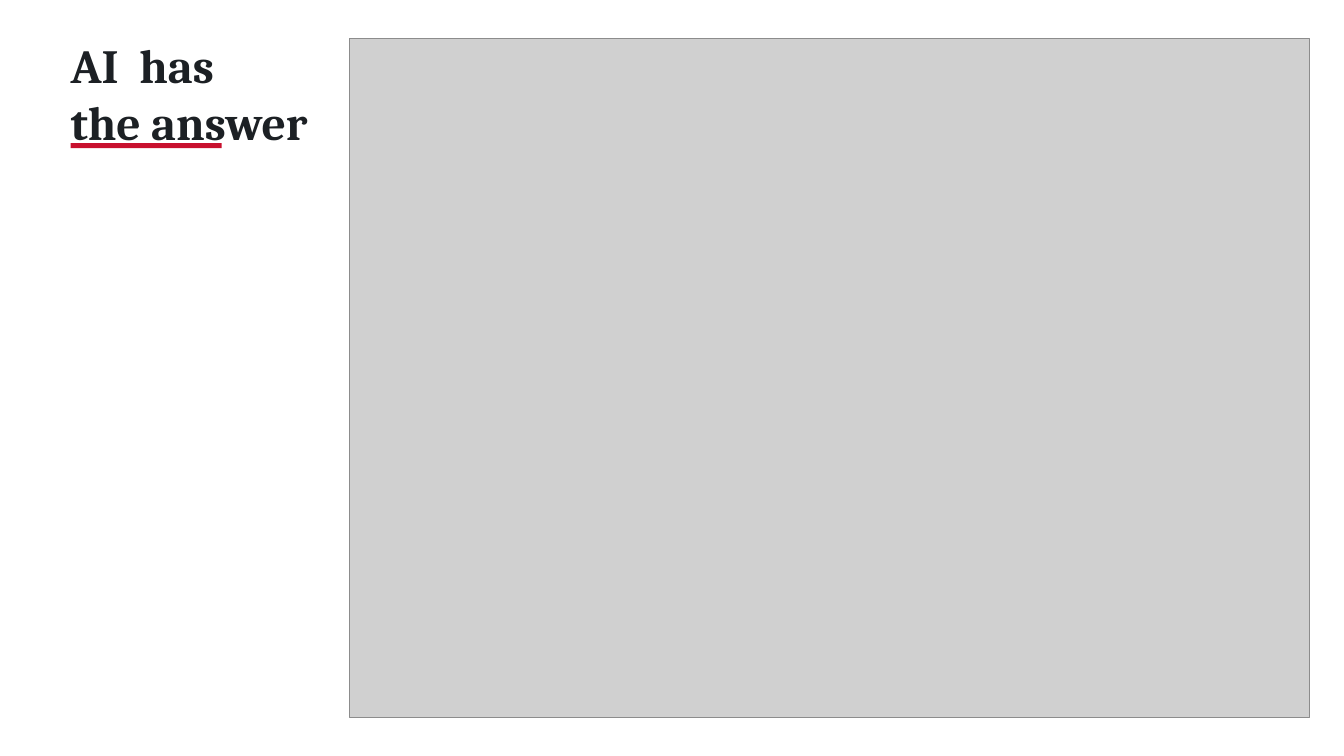
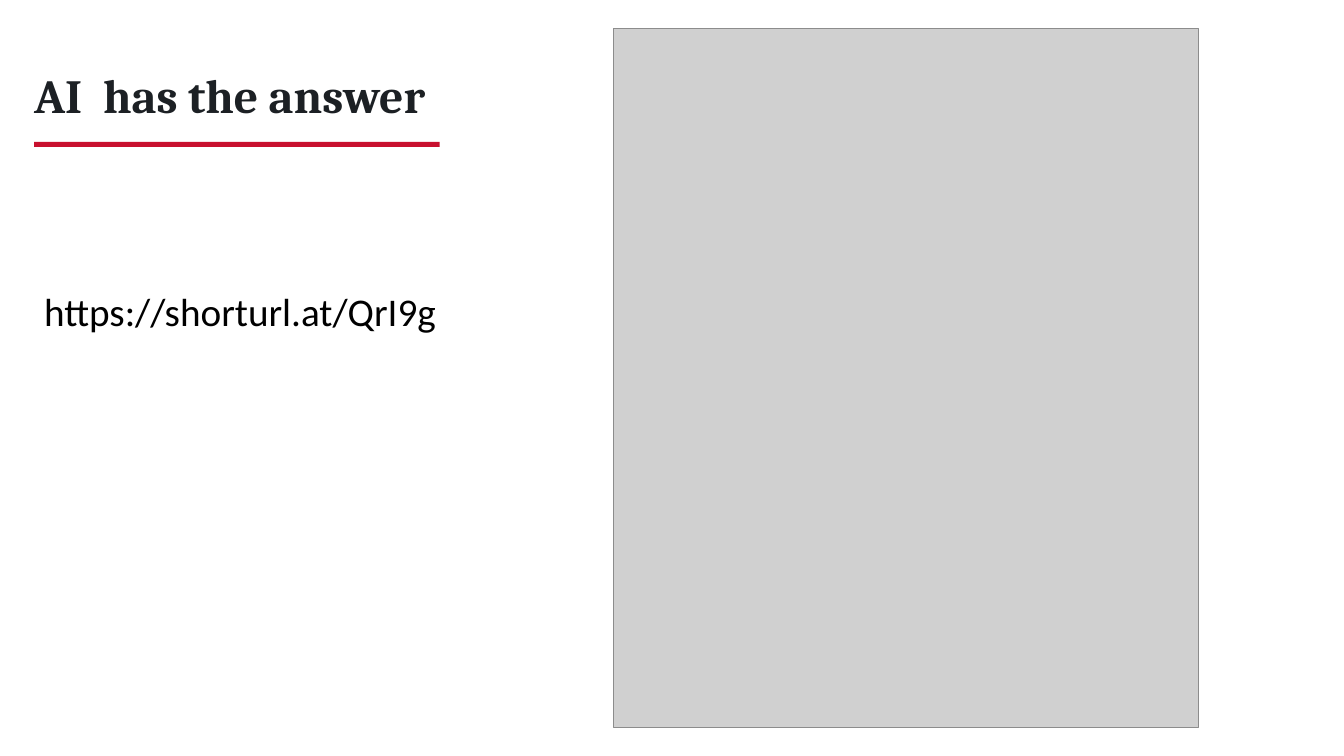
Before and after one commit to dineshkwadhwani/thecoachdinesh, a slide deck: slide 3 of courses/ai/workshop/03_Facilitator/PPT1_Workshop_Slides.pptx (slide 6 before the commit). Drawn at 1344x756 pixels with LibreOffice and Linux fonts; fonts in the diff are those of the drawing; grey boxes stand for pictures. Boxes give left, top, right and bottom in pixels: in the first picture for what was removed or moved away, otherwise in the second. Text is boxed around its words. In the diff, an @@ line names an element or a change of style, - is before the commit and + after.

```diff
--- a/courses/ai/workshop/03_Facilitator/PPT1_Workshop_Slides.pptx
+++ b/courses/ai/workshop/03_Facilitator/PPT1_Workshop_Slides.pptx
@@ picture: place and size @@
-picture at (350,38,1311,717)
+picture at (614,28,1200,727)
@@ text at (34,80,425,114): text changed @@
-AI has
-the answer
+AI has the answer
@@ rectangle: place and size @@
-rectangle at (71,143,222,148)
+rectangle at (34,142,440,147)
@@ text added at (44,298,436,333), 28 pt, text #000000 @@
+https://shorturl.at/QrI9g
```
Also in this commit, not shown: 2 other slides changed.
